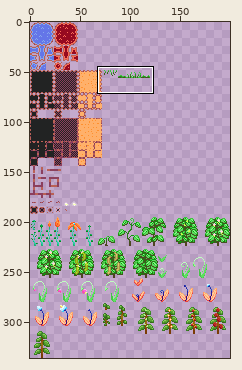
Edited in one commit: sprite sheet (dist/assets/plants/rootGameAssets.png). Above, an overview of the earlier version with the close-up marked.
Close-up. Before:
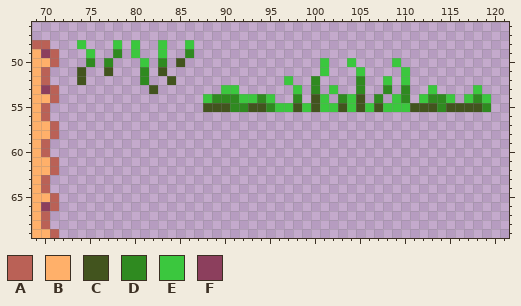
The file is 200x336 pixels. Colours within 5 levels of each other are drawn and written as one. Shown: x 69..121, y 46..69.
Palette (. is transparent): A #ba6156  B #ffb06a  C #42541e  D #2f8a20  E #3bc73e  F #8c3f5d
Pixels before, first column x 69:
48 AA...E...E.E..E..E.................................
49 BFA...E..D.E..E..D.................................
50 BBA...D.D...E.D.C...............E..E....E..........
51 BA...C..C...D.C.................E...E....E.........
52 BA...C......D..C............E..D....D..E.E.........
53 BFA..........C.......EE......E.D.E..D..D.D..E....E.
54 BBA................EDDDEEDE..D.CE.DEC.D.ED.EDDE.EDE
55 BA.................CCCDDCCDEECECEECECECEEECCCDCCCCD
56 BA.................................................
57 BBA................................................
58 BBA................................................
59 BA.................................................
60 BA.................................................
61 BBA................................................
62 BBA................................................
63 BA.................................................
64 BA.................................................
65 BBA................................................
66 BFA................................................
67 BA.................................................
68 BA.................................................
69 BBA................................................
Now the later version:
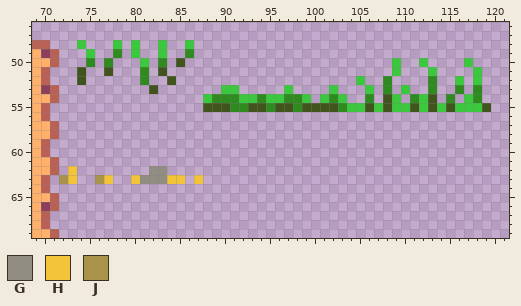
Colours new in this view: G #918d82  H #f3c338  J #a9924a
Diff:
y 50: x 101 E -> .; x 104 E -> .; x 112 . -> E; x 117 . -> E
y 51: x 101 E -> .; x 105 E -> .; x 109..110 .E -> E.; x 113 . -> E; x 118 . -> E
y 52: x 97 E -> .; x 100 D -> .; x 105 D -> E; x 108 E -> D; x 110 E -> .; x 113 . -> D; x 116 . -> E; x 118 . -> E
y 53: x 97..98 .E -> E.; x 100 D -> .; x 105..106 D. -> .E; x 110 D -> E; x 113 E -> D; x 116 . -> D; x 118 E -> D
y 54: x 96..97 .. -> ED; x 99..100 .C -> E.; x 102..108 .DEC.D. -> DE..D.C; x 110..111 D. -> .D; x 113..115 DDE -> C.D; x 119 E -> .
y 55: x 96..99 EECE -> CCDC; x 101..103 EEC -> CCD; x 105..108 CECE -> ECEC; x 112 C -> E; x 114 D -> E; x 116..119 CCCD -> EEEC
y 62: x 73 . -> H; x 82..83 .. -> GG
y 63: x 72..73 .. -> JH; x 76..77 .. -> JH; x 80..85 ...... -> HGGGHH; x 87 . -> H
Changed places in both close-ups, as pixel boxes (x1, y1, x2, y2):
changed: (275, 58, 491, 112)
added: (59, 166, 203, 184)
